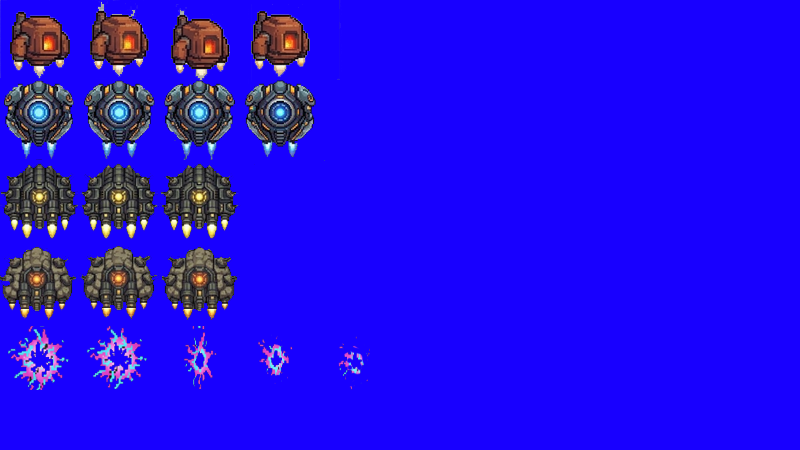
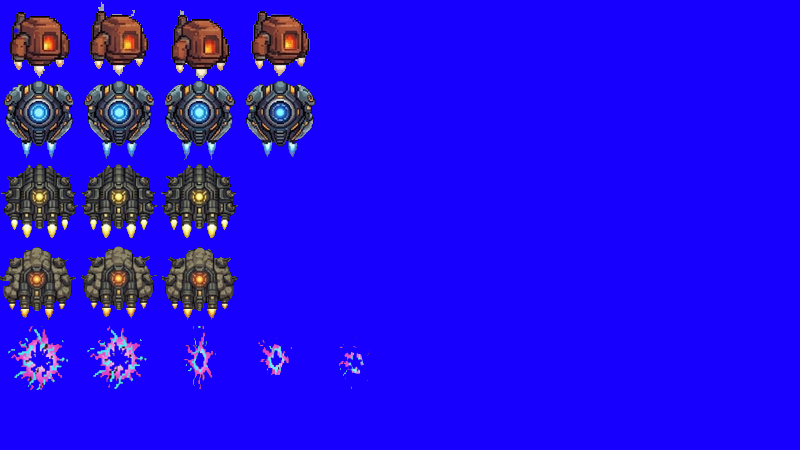
The second 800 × 450 image is a revision of the first. Changes to its layers:
painted on "Capa 22" over left=0, top=0, right=370, bottom=390